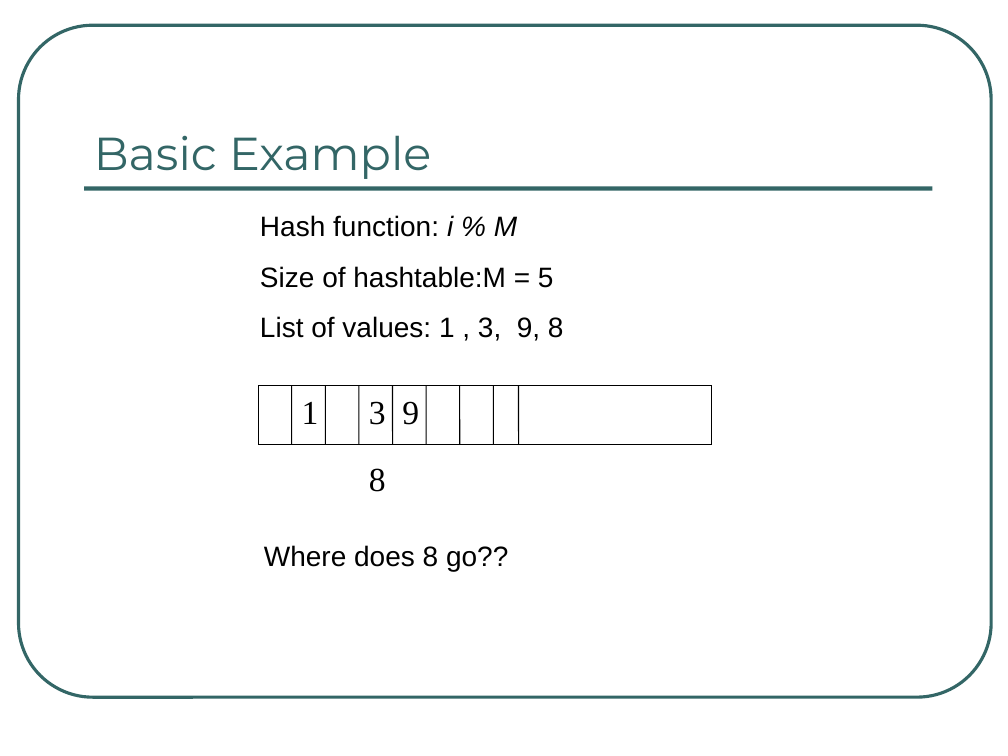
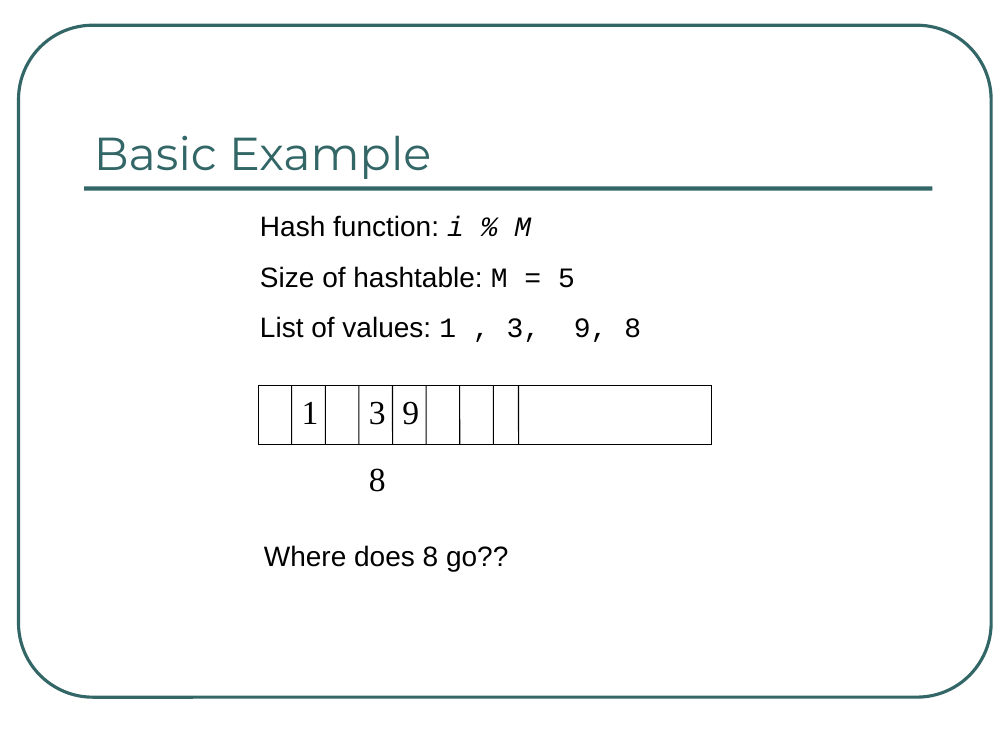
Before and after one commit to rugbyprof/3013-Algorithms, a slide deck: slide 9 of Trunk/Resources/LectureMaterial/Hashing.ppt. Drawn at 1008x756 pixels with LibreOffice and Linux fonts; fonts in the diff are those of the drawing. Boxes give left, top, right and bottom in pixels: in the first picture for what was removed or moved away, otherwise in the second. Text is boxed around its words. In the diff, an @@ line names an element or a change of style, - is before the commit and + after.

```diff
--- a/Trunk/Resources/LectureMaterial/Hashing.ppt
+++ b/Trunk/Resources/LectureMaterial/Hashing.ppt
@@ text at (260,215,531,237): font Arial to Courier New in "i % M" @@
@@ text at (260,266,575,288): spaces changed @@
-Size of hashtable:M = 5
+Size of hashtable: M = 5
@@ text "List of values: 1 , ..." at (260,316,641,342): font Arial to Courier New in "1 , 3, 9, 8" @@
```
Also in this commit, not shown: 11 other slides changed, 6 other files.
